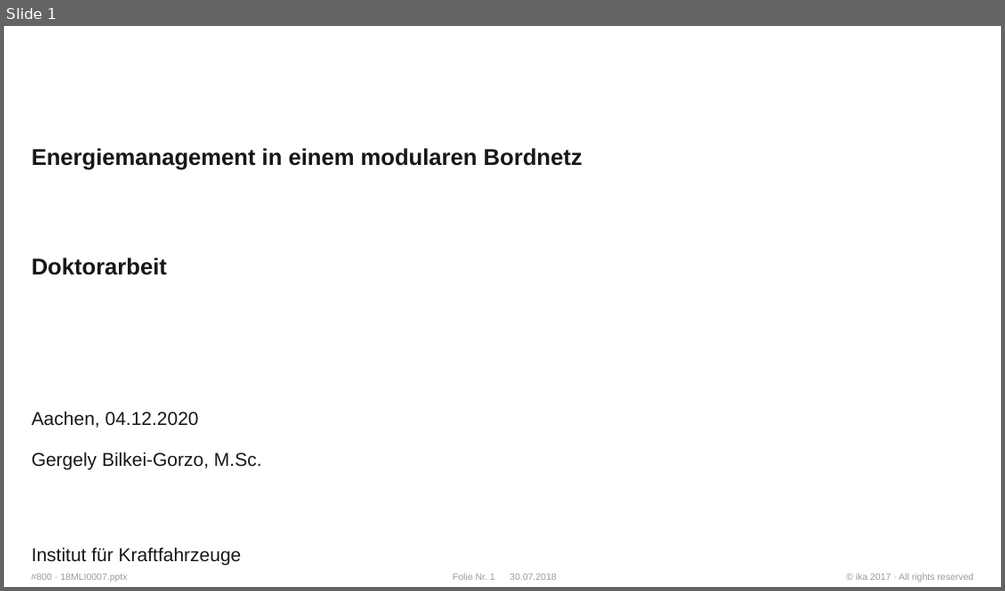
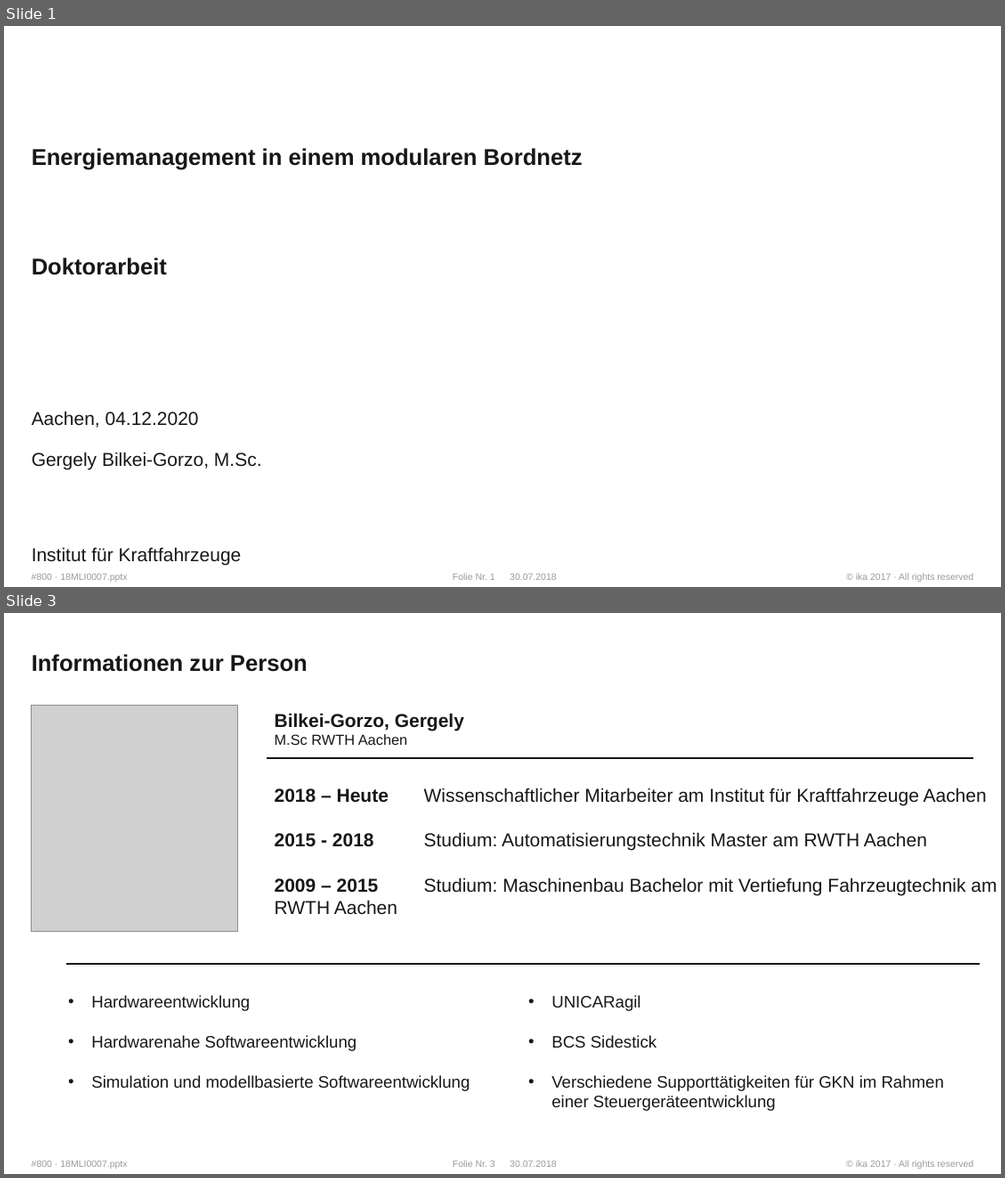
Before and after one commit to WhR4Ven/Diss_Dokument, a slide deck: Themenstellung.pptx. Shown one above the other, each under a label of ours: slide 1 before the commit, slides 1 and 3 after it; the slides between them are not shown. The pictures are 1005x591 and 1005x1178 pixels, drawn with LibreOffice and Linux fonts; fonts in the diff are those of the drawing; grey boxes stand for pictures; background and template pictures are left out. Boxes give left, top, right and bottom in pixels: in the first picture for what was removed or moved away, otherwise in the second. Text is boxed around its words. In the diff, an @@ line names an element or a change of style, - is before the commit and + after.

```diff
--- a/Themenstellung.pptx
+++ b/Themenstellung.pptx
@@ slide 3 added at <box>4,613,1001,1174</box>, background #FFFFFF; not listed: 4 template elements that a slide beside it also shows @@
@@ title added at <box>32,654,307,672</box>, 22 pt, text #171717, bold @@
+Informationen zur Person
@@ picture added at <box>32,705,238,931</box> @@
@@ text added at <box>275,713,996,895</box>, 18 pt, text #171717 @@
+Bilkei-Gorzo, Gergely
+M.Sc RWTH Aachen
+2018 – Heute Wissenschaftlicher Mitarbeiter am Institut für Kraftfahrzeuge Aachen
+2015 - 2018 Studium: Automatisierungstechnik Master am RWTH Aachen
+2009 – 2015 Studium: Maschinenbau Bachelor mit Vertiefung Fahrzeugtechnik am RWTH Aachen
@@ line added from (267, 758) to (974, 758), #171717 1.75 pt @@
@@ line added from (67, 964) to (979, 964), #171717 1.75 pt @@
@@ text added at <box>91,995,470,1091</box>, 16 pt, text #171717 @@
+• Hardwareentwicklung
+• Hardwarenahe Softwareentwicklung
+• Simulation und modellbasierte Softwareentwicklung
@@ text added at <box>551,995,944,1111</box>, 16 pt, text #171717 @@
+• UNICARagil
+• BCS Sidestick
+• Verschiedene Supporttätigkeiten für GKN im Rahmen einer Steuergeräteentwicklung
```
Also in this commit, not shown: 4 slides changed, 3 other slides added.
